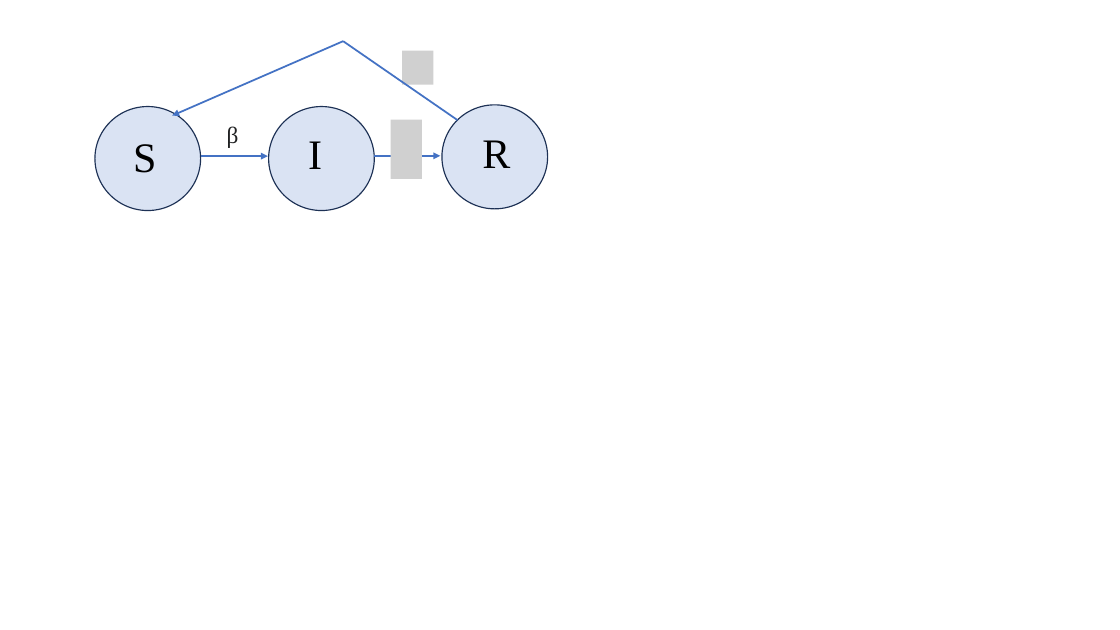
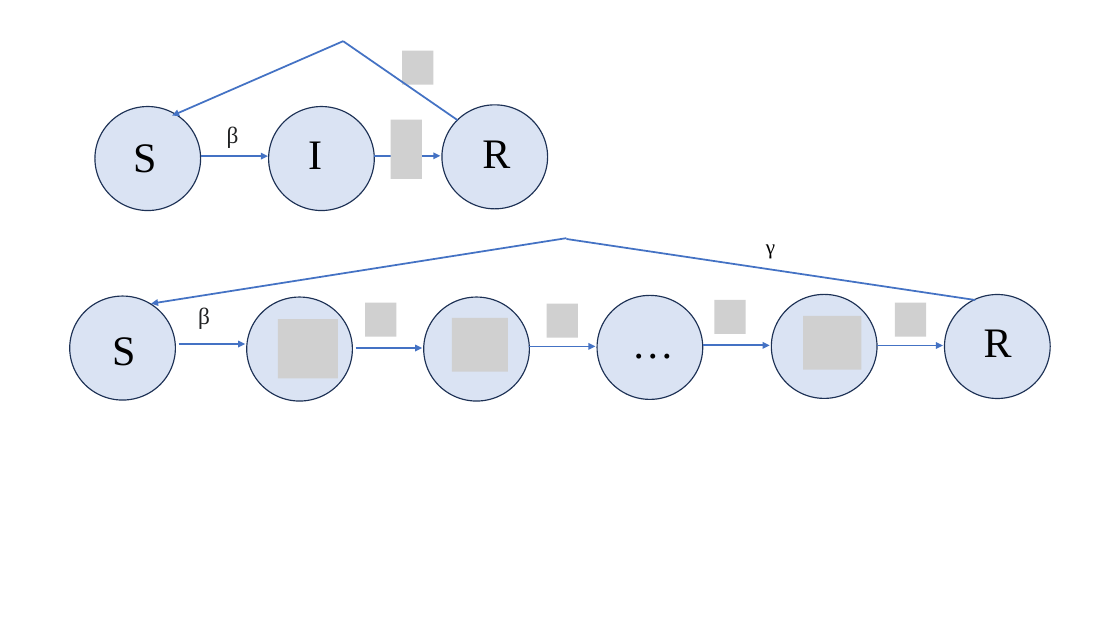
Before and after one commit to wolfufu/EpidemicModelsApp, a slide deck: slide 1 of диплом/Презентация Microsoft PowerPoint.pptx. Drawn at 1120x630 pixels with LibreOffice and Linux fonts; fonts in the diff are those of the drawing; grey boxes stand for pictures. Boxes give left, top, right and bottom in pixels: in the first picture for what was removed or moved away, otherwise in the second. Text is boxed around its words. In the diff, an @@ line names an element or a change of style, - is before the commit and + after.

```diff
--- a/диплом/Презентация Microsoft PowerPoint.pptx
+++ b/диплом/Презентация Microsoft PowerPoint.pptx
@@ arrow added from (566, 239) to (151, 303), #4472C4 1.5 pt @@
@@ line added from (975, 300) to (566, 239), #4472C4 1.5 pt @@
@@ text added at [766,244,775,258], 18 pt, text #000000 @@
+γ
@@ ellipse added at [70,296,176,400], fill #DAE3F3, outline #1E3256 1 pt @@
@@ ellipse added at [247,297,353,402], fill #DAE3F3, outline #1E3256 1 pt @@
@@ ellipse added at [423,297,529,402], fill #DAE3F3, outline #1E3256 1 pt @@
@@ ellipse added at [597,296,703,400], fill #DAE3F3, outline #1E3256 1 pt @@
@@ ellipse added at [771,294,877,398], fill #DAE3F3, outline #1E3256 1 pt @@
@@ ellipse added at [944,295,1050,399], fill #DAE3F3, outline #1E3256 1 pt @@
@@ text added at [198,307,210,329], 20 pt, text #202122 @@
+β
@@ picture added at [278,319,339,379] @@
@@ picture added at [365,302,397,336] @@
@@ picture added at [452,318,508,372] @@
@@ picture added at [547,303,578,337] @@
@@ text added at [623,313,667,372], 36 pt, text #000000 @@
+…
@@ picture added at [714,300,745,334] @@
@@ picture added at [803,316,861,370] @@
@@ picture added at [895,302,926,336] @@
@@ text added at [984,329,1012,357], 36 pt, text #000000 @@
+R
@@ text added at [112,337,135,366], 36 pt, text #000000 @@
+S
@@ arrow added from (179, 344) to (245, 344), #4472C4 1.5 pt @@
@@ arrow added from (356, 348) to (423, 348), #4472C4 1.5 pt @@
@@ arrow added from (529, 346) to (596, 346), #4472C4 1.5 pt @@
@@ arrow added from (703, 345) to (770, 345), #4472C4 1.5 pt @@
@@ arrow added from (877, 345) to (943, 345), #4472C4 1.5 pt @@
```
Also in this commit, not shown: 2 other files.
